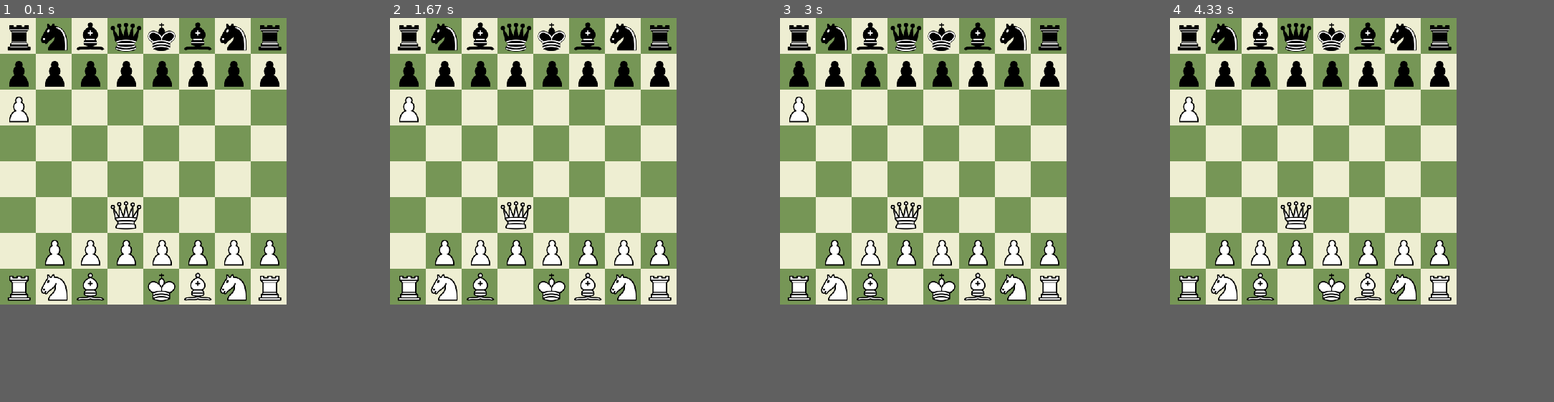
Above: before the commit, frames 1-4 (left to right).
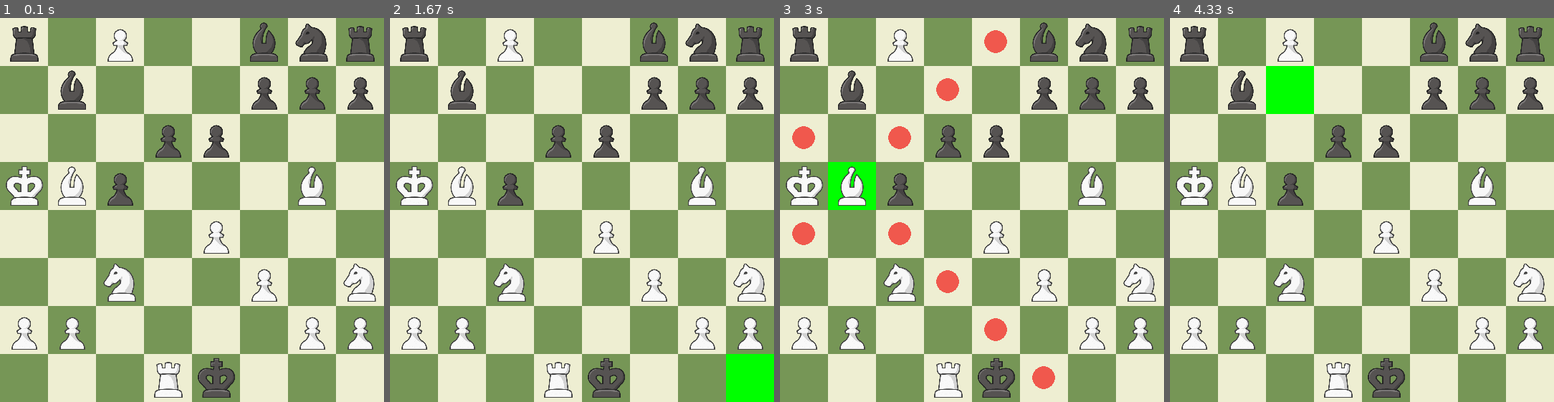
Above: after the commit, the same moments.

Repository: Wafol/ChessAlgorithmBitboards
Game: pygame game, started from python-chess-GUI/main.py
Two runs of this game, one before a commit and one after it. Both use one fixed random seed, a clock stepped at 60 frames per second and the inputs below.
Inputs (mouse positions are in pixels of both pictures, inside the frame that each line leads up to):
- Up to frame 1 (0.1 s): no input
- Up to frame 2 (1.67 s): press the mouse at (585, 236) at 0.37 s; move the mouse to (535, 225) at 0.47 s; release the mouse at (489, 213) at 0.6 s; press the mouse at (585, 236) at 0.7 s; move the mouse to (651, 290) at 0.8 s; release the mouse at (724, 344) at 0.93 s; press the mouse at (585, 236) at 1.03 s; move the mouse to (512, 217) at 1.13 s; release the mouse at (443, 198) at 1.27 s; press the mouse at (585, 236) at 1.37 s; move the mouse to (654, 294) at 1.47 s; release the mouse at (727, 355) at 1.6 s
- Up to frame 3 (3 s): press the mouse at (975, 236) at 1.7 s; move the mouse to (1021, 206) at 1.8 s; release the mouse at (1071, 175) at 1.93 s; press the mouse at (975, 236) at 2.03 s; move the mouse to (910, 240) at 2.13 s; release the mouse at (849, 248) at 2.27 s; press the mouse at (975, 236) at 2.37 s; move the mouse to (914, 156) at 2.47 s; release the mouse at (856, 79) at 2.6 s; press the mouse at (975, 236) at 2.7 s; move the mouse to (918, 210) at 2.8 s; release the mouse at (860, 186) at 2.93 s
- Up to frame 4 (4.33 s): click (1277, 140) at 3.08 s; press the mouse at (1365, 236) at 3.53 s; move the mouse to (1304, 233) at 3.63 s; release the mouse at (1242, 233) at 3.77 s; press the mouse at (1365, 236) at 3.87 s; move the mouse to (1315, 171) at 3.97 s; release the mouse at (1269, 110) at 4.1 s; press the mouse at (1365, 236) at 4.2 s; move the mouse to (1419, 236) at 4.3 s
In our replay, the window is 400x400 before the commit and 536x536 after it. These sizes can differ from the game's own. Grey fills any space a smaller window leaves; there, only what the larger window draws over its background counts as a difference.

The runs differ from the first frame. In frame 1, 59% of the frame differs, in the area x 0-100%, y 0-100%; in frame 2, 59%; in frame 3, 60%; in frame 4, 60%.

Commit message:
moves in gui (communication good)

Diff:
--- a/communication-files/cppTOpy_communication.txt
+++ b/communication-files/cppTOpy_communication.txt
@@ -1,59 +1,72 @@
-rnbqkbnr/pppppppp/P7/8/8/3Q4/1PPPPPPP/RNB1KBNR
+r1P2bnr/1b3ppp/3pp3/KBp3B1/4P3/2N2P1N/PP4PP/3Rk3
+6040
 6141
-6242
-6444
-6545
 6646
-6747
-2011
+4434
+5545
+6050
 6151
-6252
-6454
-6555
 6656
-6757
-7030
-7040
-7050
-7060
-5313
-5317
-5323
-5326
-5331
-5333
-5335
-5342
-5343
-5344
-5350
-5351
-5352
-5354
-5355
-5356
-5357
-7150
-7152
-7655
-7657
-7473
-1131
-1232
-1333
-1434
+7323
+7333
+7343
+7353
+7363
+7370
+7371
+7372
+3104
+3113
+3120
+3122
+3140
+3142
+3153
+3164
+3175
+3603
+3614
+3625
+3627
+3645
+3647
+3654
+3663
+3672
+5233
+5240
+5264
+5271
+5745
+5765
+5776
+3020
+3021
+3040
+3041
 1535
-1636
 1737
-1120
-1121
-1222
-1323
-1424
 1525
 1626
 1727
-0120
-0122
+2333
+2434
+3242
+0001
+0002
+0010
+0020
+0514
+1102
+1120
+1122
+1133
+1144
+0614
 0625
 0627
+7463
+7464
+7465
+7473
+7475
--- a/python-chess-GUI/chess_board.py
+++ b/python-chess-GUI/chess_board.py
@@ -9,15 +9,17 @@
         self._square_size = scree_size[0]//8
 
         self._highlighted_rects = ()
-        self.COMMUNICATION_FILE_PATH = "D:\Dokumenty\_skola\DlouhodobaMaturitniPrace\ChessBoardProgram\ChessAlgorithmBitboards\communication-files\cppTOpy_communication.txt"
+        self.CPP_TO_PY_FILE = "D:\Dokumenty\_skola\DlouhodobaMaturitniPrace\ChessBoardProgram\ChessAlgorithmBitboards\communication-files\cppTOpy_communication.txt"
+        self.PY_TO_CPP_FILE = "D:\Dokumenty\_skola\DlouhodobaMaturitniPrace\ChessBoardProgram\ChessAlgorithmBitboards\communication-files\pyTOcpp_communication.txt"
 
+        self._pieces_arr = ()  # 8x8 char array, with pieces KQP... and blank spots ' '
         self._fen = ''
-        self._poss_moves = ()
+        self._poss_moves = ()  # unordered tuple of tuples ((1,2,2,3), ...)
 
         self._selected_square = ()
 
-    def get_data_from_cpp(self):
-        f = open(self.COMMUNICATION_FILE_PATH, "r")
+    def get_data_from_cpp(self) -> str:
+        f = open(self.CPP_TO_PY_FILE, "r")
 
         # 'rnbqkbnr/pppppppp/8/8/8/8/PPPPPPPP/RNBQKBNR'
         line = f.readline()
@@ -32,11 +34,42 @@
                 move = (int(line[0]), int(line[1]), int(line[2]), int(line[3]))
                 self._poss_moves = self._poss_moves + (move,)
 
+        return self._fen
+
+    def send_move_to_cpp(self, move: (int, int, int, int)):
+        f = open(self.PY_TO_CPP_FILE, "w")
+        f.write(str(move[0]) + str(move[1]) + str(move[2]) + str(move[3]))
+
+    def piece_arr_to_fen(self):
+        fen = ''
+        space = 0
+
+        for i in range(8):
+            for j in range(8):
+                if self._pieces_arr[i][j] == ' ' or self._pieces_arr[i][j] == '.':
+                    space += 1
+                else:
+                    if space > 0:
+                        fen += str(space)
+                        space = 0
+
+                    fen += self._pieces_arr[i][j]
+
+            if space > 0:
+                fen += str(space)
+                space = 0
+
+            if i != 7:
+                fen += '/'
+
+        return fen
+
     def draw_board(self):
         self.draw_board_background()
+        self.highlight_selected_square()
+
+        self.draw_pieces()
         self.draw_possible_moves()
-
-        self.draw_by_fen(self._fen)
 
     def draw_board_background(self):
         for i in range(8):
@@ -48,7 +81,8 @@
 
                 pygame.draw.rect(self._screen, color, (j*self._square_size, i*self._square_size, self._square_size, self._square_size))
 
-    def draw_by_fen(self, fen: str):
+    def update_pieces_arr_by_fen(self, fen: str):
+        self._pieces_arr = [[' ' for _ in range(8)] for _ in range(8)]
         fen = fen.split('/')
 
         i = 0
@@ -59,12 +93,25 @@
                 if c.isnumeric():
                     j += int(c)
                 else:
-                    self._piece_textures.draw_piece(self._screen, c, [i, j])
+                    self._pieces_arr[i][j] = c
                     j += 1
 
             i += 1
 
+    def draw_pieces(self):
+        for i in range(8):
+            for j in range(8):
+                if self._pieces_arr[i][j] != ' ' and self._pieces_arr[i][j] != '.':
+                    self._piece_textures.draw_piece(self._screen, self._pieces_arr[i][j], [i, j])
+
     def select_square(self, coords: (int, int)):
+        if len(self._selected_square) > 0:
+            for move in self._poss_moves:
+                if (move[0] == self._selected_square[0] and move[1] == self._selected_square[1]) and (move[2] == coords[0] and move[3] == coords[1]):
+                    self.send_move_to_cpp(move)
+                    self._selected_square = ()
+                    return
+
         self._selected_square = coords
 
     def draw_possible_moves(self):
@@ -73,7 +120,14 @@
 
         for move in self._poss_moves:
             if move[0] == self._selected_square[0] and move[1] == self._selected_square[1]:
-                pygame.draw.rect(self._screen, (0, 255, 0), (move[3]*self._square_size, move[2]*self._square_size, self._square_size, self._square_size))
+                # pygame.draw.rect(self._screen, (0, 255, 0), (move[3]*self._square_size, move[2]*self._square_size, self._square_size, self._square_size))
+                pygame.draw.circle(self._screen, (240, 88, 77), (move[3]*self._square_size + self._square_size/2, move[2]*self._square_size + self._square_size/2), self._square_size//4)
+
+    def highlight_selected_square(self):
+        if len(self._selected_square) == 0:
+            return
+
+        pygame.draw.rect(self._screen, (0, 255, 0), (self._selected_square[1]*self._square_size, self._selected_square[0]*self._square_size, self._square_size, self._square_size))
 
     def update_highlighted_rects(self, rects):
         self._highlighted_rects = rects
--- a/python-chess-GUI/main.py
+++ b/python-chess-GUI/main.py
@@ -13,7 +13,7 @@
         self._piece_textures = None
         self._running = True
         self._screen = None
-        self._size = self._width, self._height = 400, 400
+        self._size = self._width, self._height = 536, 536
 
     def on_init(self):
         pygame.init()
@@ -30,16 +30,18 @@
 
         if event.type == pygame.MOUSEBUTTONUP:
             pos = pygame.mouse.get_pos()
-            coords = (pos[1]//(self._width//8), pos[0]//(self._width//8))
-            self._chess_board.select_square(coords)
+            chess_coords = (pos[1]//(self._width//8), pos[0]//(self._width//8))
 
-            # rects = (coords,)
-            # self._chess_board.update_highlighted_rects(rects)
+            self._chess_board.select_square(chess_coords)
 
     def on_loop(self):
         self._screen.fill((255, 255, 255))
 
-        self._chess_board.get_data_from_cpp()
+        #### COMMUNICATION ####
+        fen = self._chess_board.get_data_from_cpp()
+        self._chess_board.update_pieces_arr_by_fen(fen)
+        #######################
+
         self._chess_board.draw_board()
 
     def on_render(self):
@@ -61,6 +63,6 @@
         self.on_cleanup()
 
 
-if __name__ == "__main__" :
+if __name__ == "__main__":
     theApp = App()
     theApp.on_execute()
--- a/python-chess-GUI/piece_textures.py
+++ b/python-chess-GUI/piece_textures.py
@@ -3,6 +3,24 @@
 
 class PieceTextures:
     def __init__(self, pieces_image_path: str, square_size: int):
+        self.square_size = square_size
+
+        self.pieces_dict = {
+            'K': pygame.transform.scale(pygame.image.load('res/wk.png').convert_alpha(), (square_size, square_size)),
+            'Q': pygame.transform.scale(pygame.image.load('res/wq.png').convert_alpha(), (square_size, square_size)),
+            'B': pygame.transform.scale(pygame.image.load('res/wb.png').convert_alpha(), (square_size, square_size)),
+            'N': pygame.transform.scale(pygame.image.load('res/wn.png').convert_alpha(), (square_size, square_size)),
+            'R': pygame.transform.scale(pygame.image.load('res/wr.png').convert_alpha(), (square_size, square_size)),
+            'P': pygame.transform.scale(pygame.image.load('res/wp.png').convert_alpha(), (square_size, square_size)),
+            'k': pygame.transform.scale(pygame.image.load('res/bk.png').convert_alpha(), (square_size, square_size)),
+            'q': pygame.transform.scale(pygame.image.load('res/bq.png').convert_alpha(), (square_size, square_size)),
+            'b': pygame.transform.scale(pygame.image.load('res/bb.png').convert_alpha(), (square_size, square_size)),
+            'n': pygame.transform.scale(pygame.image.load('res/bn.png').convert_alpha(), (square_size, square_size)),
+            'r': pygame.transform.scale(pygame.image.load('res/br.png').convert_alpha(), (square_size, square_size)),
+            'p': pygame.transform.scale(pygame.image.load('res/bp.png').convert_alpha(), (square_size, square_size))
+        }
+
+        ''' CODE FOR PIECES.PNG
         pieces_image = pygame.image.load(pieces_image_path).convert_alpha()
 
         self.square_size = square_size
@@ -11,6 +29,7 @@
         im_height = pieces_image.get_rect().height
         im_rows = 6
         im_col = 2
+
 
         # sorted as in image
         piece_types = ['K', 'Q', 'B', 'N', 'R', 'P', 'k', 'q', 'b', 'n', 'r', 'p']
@@ -22,6 +41,7 @@
                 piece_image = pygame.transform.scale(piece_image, (square_size, square_size))
 
                 self.pieces_dict[piece_types[i*6 + j]] = piece_image
+        '''
 
     def draw_piece(self, screen, piece_type: str, position: List[int]):
         piece_image = self.pieces_dict[piece_type]
Binary file changed: cmake-build-debug/CMakeFiles/ChessAlgorithmBitboards.dir/BoardUI.cpp.obj
Binary file changed: cmake-build-debug/CMakeFiles/ChessAlgorithmBitboards.dir/MovesGeneration.cpp.obj
Binary file changed: cmake-build-debug/CMakeFiles/ChessAlgorithmBitboards.dir/main.cpp.obj
Binary file added: python-chess-GUI/res/bb.png
Binary file added: python-chess-GUI/res/bk.png
Binary file added: python-chess-GUI/res/bn.png
Binary file added: python-chess-GUI/res/bp.png
Binary file added: python-chess-GUI/res/bq.png
Binary file added: python-chess-GUI/res/br.png
Binary file added: python-chess-GUI/res/wb.png
Binary file added: python-chess-GUI/res/wk.png
Binary file added: python-chess-GUI/res/wn.png
(and 10 more such lines)
